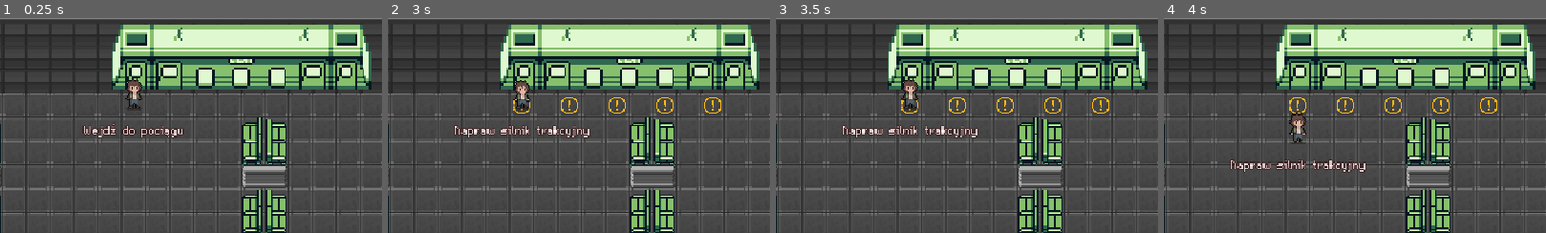
Above: before the commit, frames 1-4 (left to right).
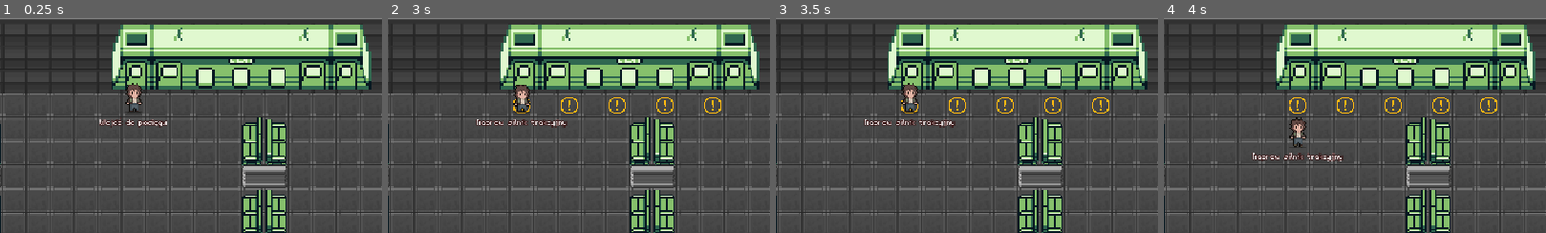
Above: after the commit, the same moments.

Repository: AlbertPec/TGK-2026
Game: Godot game, scene res://van_buren.tscn
Two runs of this game, one before a commit and one after it. Both use one fixed random seed, a clock stepped at 60 frames per second and the inputs below.
Inputs (mouse positions are % of the whole screen's width and height, from its top left):
- Up to frame 1 (0.25 s): no input
- Up to frame 2 (3 s): click (18, 90) at 0.52 s; click (18, 90) at 1.27 s; click (18, 90) at 2.02 s; move the mouse to (72, 45) at 2.77 s; hold E (interact) from 2.78 s (still down)
- Up to frame 3 (3.5 s): keep holding E (interact)
- Up to frame 4 (4 s): move the mouse to (30, 55) at 3.52 s; release E (interact) at 3.53 s; click (30, 55) at 3.6 s
The pictures show only the part of the screen within x 17-67%, y 5-55%; the shares and areas given below are measured in that part.

The runs differ from the first frame. In frame 1, 1.6% of the frame differs, in the area x 21-49%, y 28-56%; in frame 2, 1.9%; in frame 3, 1.9%; in frame 4, 2.0%, in the area x 17-53%, y 44-72%.

Commit message:
Fix player scaling

Diff:
--- a/player/player.tscn
+++ b/player/player.tscn
@@ -509,7 +509,6 @@
 }]
 
 [node name="Player" type="CharacterBody2D" unique_id=1862864814]
-scale = Vector2(1.5, 1.5)
 
 [node name="InteractingComponent" parent="." unique_id=1471786738 instance=ExtResource("2_rkbax")]
 position = Vector2(0, -10)
@@ -519,5 +518,6 @@
 
 [node name="AnimatedSprite2D" type="AnimatedSprite2D" parent="." unique_id=8552092]
 position = Vector2(0, -12)
+scale = Vector2(1.5, 1.5)
 sprite_frames = SubResource("SpriteFrames_yw30f")
 animation = &"gun_side"
